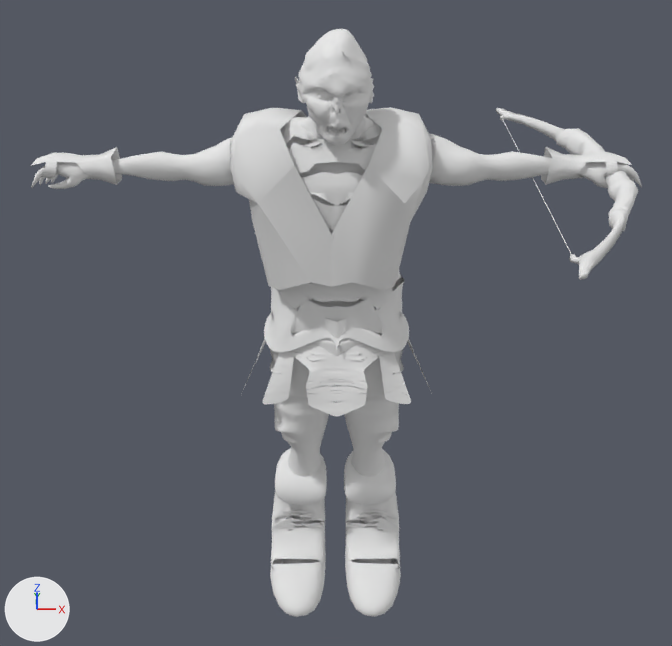
A saved change to the Blender file blender/model_OrcArcher/model_OrcArcher.blend.
Rendered twice from a 50 mm lens placed at (-0.006, -2.033, 1.228), pointed at (-0.003, 0.052, 0.013). Lighting does not change. The marker at lower left points along +X, +Y and +Z.

Before the edit, the objects in view are built like this:
```python
ob_armor_body = bpy.data.objects.new('armor_body', me_plane_005)
ob_armor_body.location = (-0.013, 0.036, 0.548)
ob_armor_body.scale = (-0.222, 0.0773, 0.0773)
ob_armor_hands = bpy.data.objects.new('armor_hands', me_plane_006)
ob_armor_hands.location = (-0.013, 0.036, 0.463)
ob_armor_hands.scale = (-0.222, 0.0773, 0.0773)
ob_body = bpy.data.objects.new('body', me_object_1)
ob_body.location = (-0.001, -0.034, 0.415)
ob_body.rotation_euler = (1.571, 0.0, 0.0)  # degrees (90, 0, 0)
ob_body.scale = (-0.0773, 0.0773, 0.0773)
ob_bow = bpy.data.objects.new('bow', me_bow)
ob_bow.location = (0.458, -0.473, 0.416)
ob_bow.rotation_euler = (1.571, 1.571, 1.571)  # degrees (90, 90, 90)
ob_bow.scale = (0.411, 0.411, 0.411)
ob_clothes_pants = bpy.data.objects.new('clothes_pants', me_cube_001)
ob_clothes_pants.location = (0.084, 0.027, -0.11)
ob_clothes_pants.rotation_euler = (0.0, -0.0337, 0.0)  # degrees (0, -1.9, 0)
ob_clothes_pants.scale = (0.0812, 0.112, 0.224)
ob_clothes_shirt = bpy.data.objects.new('clothes_shirt', me_cube_002)
ob_clothes_shirt.location = (-0.001, 0.027, 0.183)
ob_clothes_shirt.scale = (0.191, 0.122, 0.347)
ob_clothes_skirt = bpy.data.objects.new('clothes_skirt', me_cube_003)
ob_clothes_skirt.location = (0.084, 0.027, -0.11)
ob_clothes_skirt.rotation_euler = (0.0, -0.0337, 0.0)  # degrees (0, -1.9, 0)
ob_clothes_skirt.scale = (0.0812, 0.112, 0.224)
# also in view: 'boot_left' at (-0.109, -0.06, -0.592); 'boot_right' at (0.1, -0.06, -0.592)
```
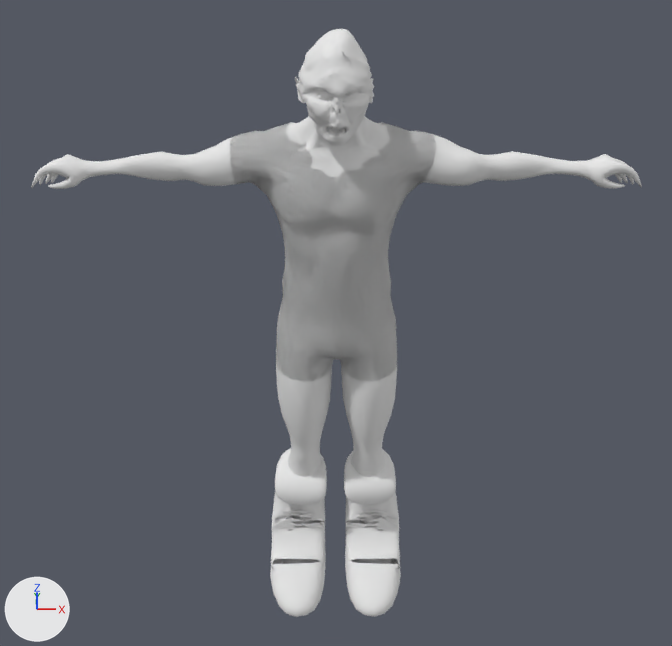
What differs and where, as boxes (x1, y1, x2, y2) in the pictures (672 x 646 px):
```json
{"object": "armor_body", "change": "hidden", "before": [230, 107, 433, 290]}
{"object": "clothes_shirt", "change": "hidden", "before": [264, 117, 409, 352]}
{"object": "clothes_pants", "change": "hidden", "before": [268, 318, 404, 455]}
{"object": "clothes_skirt", "change": "hidden", "before": [241, 286, 432, 416]}
{"object": "bow", "change": "hidden", "before": [496, 108, 638, 280]}
{"object": "armor_hands", "change": "hidden", "before": [31, 147, 632, 185]}
{"object": "body", "change": "unchanged, uncovered by the edit", "before": [31, 29, 642, 564], "after": [31, 29, 642, 564]}
```

The change, as JSON lines over the scene's bpy script:
```json
{"op": "add", "block": "ob_bow", "code": "ob_bow.hide_viewport = True"}
{"op": "add", "block": "ob_armor_hands", "code": "ob_armor_hands.hide_viewport = True"}
{"op": "add", "block": "ob_armor_body", "code": "ob_armor_body.hide_viewport = True"}
{"op": "add", "block": "ob_clothes_shirt", "code": "ob_clothes_shirt.hide_viewport = True"}
{"op": "add", "block": "ob_clothes_skirt", "code": "ob_clothes_skirt.hide_viewport = True"}
{"op": "add", "block": "ob_clothes_pants", "code": "ob_clothes_pants.hide_viewport = True"}
```
